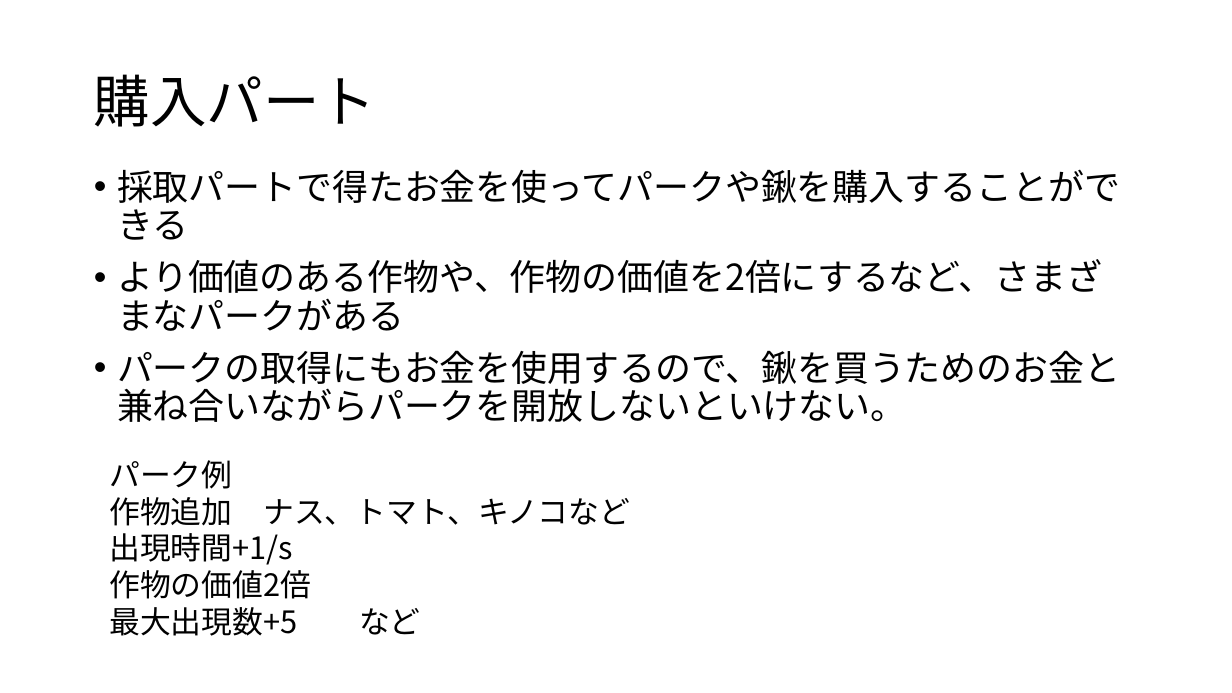
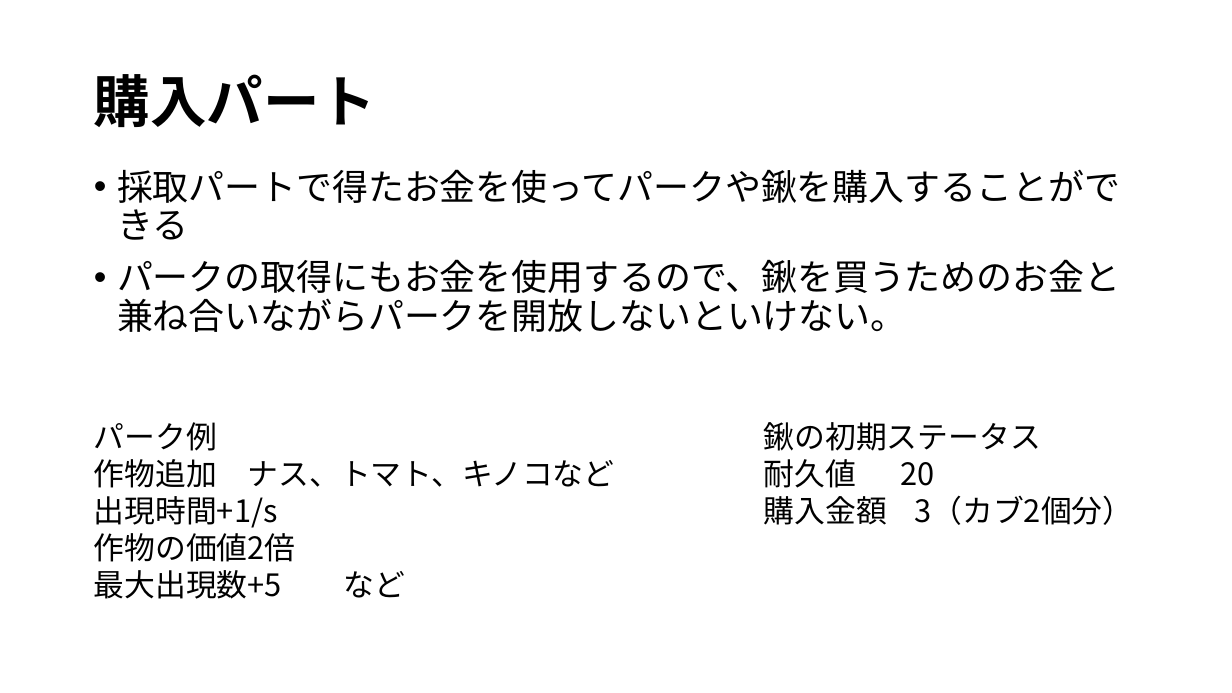
Before and after one commit to KawanoTakumi/FarmLife, a slide deck: slide 6 of FarmLife_企画.pptx. Drawn at 1232x693 pixels with LibreOffice and Linux fonts; fonts in the diff are those of the drawing. Boxes give left, top, right and bottom in pixels: in the first picture for what was removed or moved away, otherwise in the second. Text is boxed around its words. In the diff, an @@ line names an element or a change of style, - is before the commit and + after.

```diff
--- a/FarmLife_企画.pptx
+++ b/FarmLife_企画.pptx
@@ title "購入パート" at <box>94,74,376,127</box>: bold on @@
@@ text at <box>117,259,1102,331</box>: paragraph removed @@
-• より価値のある作物や、作物の価値を2倍にするなど、さまざまなパークがある
@@ text "パーク例": place and size @@
-text "パーク例" at <box>109,460,630,636</box>
+text "パーク例" at <box>94,422,615,599</box>
@@ text added at <box>764,422,1133,525</box>, 24 pt, text #000000 @@
+鍬の初期ステータス
+耐久値 20
+購入金額 3（カブ2個分）
```
Also in this commit, not shown: 5 other slides changed, 20 other files.
